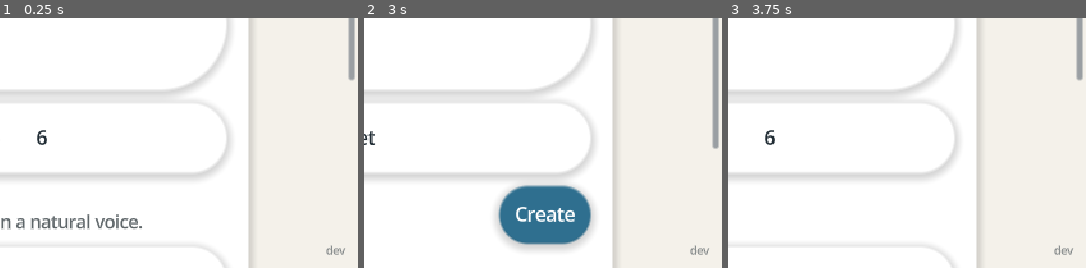
Above: before the commit, frames 1-3 (left to right).
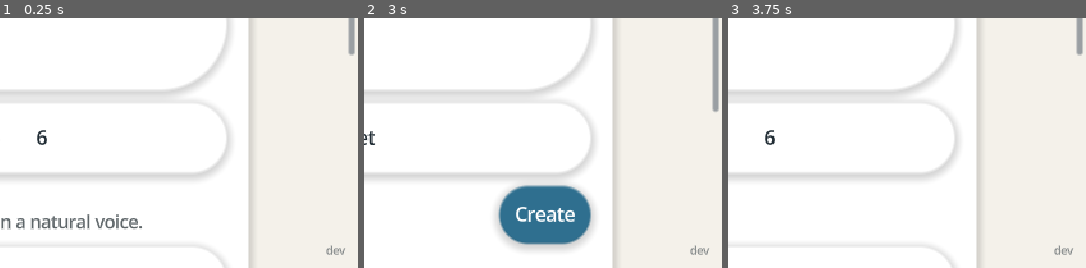
Above: after the commit, the same moments.

Repository: crashtestbrandt/alex
Game: Godot game, scene res://scenes/main.tscn
Two runs of this game, one before a commit and one after it. Both use one fixed random seed, a clock stepped at 60 frames per second and the inputs below.
Inputs (mouse positions are % of the whole screen's width and height, from its top left):
- Up to frame 1 (0.25 s): no input
- Up to frame 2 (3 s): click (43, 23) at 0.52 s; type "Alex" at 0.6 s; click "3" at 1.25 s; click "Bath time" at 2 s; click "Blank" at 2.75 s
- Up to frame 3 (3.75 s): click "Home" at 3.5 s
The pictures show only the part of the screen within x 50-100%, y 50-100%; the shares and areas given below are measured in that part.

The runs differ from the first frame. In frame 1, 0.2% of the frame differs, in the area x 97-100%, y 14-26%; in frame 2, 0.3%, in the area x 97-100%, y 37-53%; in frame 3, 0.2%.

Commit message:
feat(ui) add a Glossary page to the profile picker, read from GLOSSARY.md
- docs/glossary.md moves to GLOSSARY.md at the root and ships in every export preset.
- The picker shows Glossary between Caregiver guide and Privacy policy. It opens on a tap.
- The glossary is rewritten as in-app copy: no file names or markup, and caregiver mode opens with the
  three-finger hold.
- PageText keeps an escaped bar inside its table cell.
- The export checks, the layout probe and the docs name the new page.

Co-Authored-By: Claude Opus 5.5 <noreply@anthropic.com>
Claude-Session: https://claude.ai/code/session_01HHhmAU2yKBneE91aWFPc4v

Diff:
--- a/scenes/ui/profile_picker.tscn
+++ b/scenes/ui/profile_picker.tscn
@@ -234,6 +234,14 @@
 script = ExtResource("3")
 shape = 1
 text = "Caregiver guide"
+
+[node name="GlossaryButton" type="Button" parent="Center/Panel/Column"]
+unique_name_in_owner = true
+layout_mode = 2
+size_flags_horizontal = 0
+script = ExtResource("3")
+shape = 1
+text = "Glossary"
 
 [node name="PrivacyButton" type="Button" parent="Center/Panel/Column"]
 unique_name_in_owner = true
--- a/scripts/ui/page_text.gd
+++ b/scripts/ui/page_text.gd
@@ -1,16 +1,18 @@
 class_name PageText
-## A page shipped beside the app, the privacy policy or the caregiver guide, as plain text blocks for the
-## profile picker. It reads the subset of Markdown that PRIVACY.md and GUIDE.md use:
+## A page shipped beside the app, the privacy policy, the caregiver guide or the glossary, as plain text blocks
+## for the profile picker. It reads the subset of Markdown that PRIVACY.md, GUIDE.md and GLOSSARY.md use:
 ##
 ## - The `#` title is dropped, because the picker's heading shows it.
 ## - A `##` heading becomes its own block.
 ## - A paragraph's lines join into one block.
 ## - A `- ` item becomes a block that starts with a bullet. Its indented lines join it.
-## - A table's header and rule rows are dropped. Each other row becomes "first cell: second cell".
+## - A table's header and rule rows are dropped. Each other row becomes "first cell: second cell". A `\|` in
+##   a cell is a bar, not a cell break.
 ## - `**bold**`, backticks and `[text](url)` links keep only their text.
 
 const PRIVACY: String = "res://PRIVACY.md"
 const GUIDE: String = "res://GUIDE.md"
+const GLOSSARY: String = "res://GLOSSARY.md"
 const BULLET: String = "• "
 
 ## The blocks of the page at `path`, or none when the file is missing.
@@ -70,8 +72,10 @@
 
 static func _cells(row: String) -> PackedStringArray:
 	var out: PackedStringArray = PackedStringArray()
-	for cell: String in row.trim_prefix("|").trim_suffix("|").split("|"):
-		out.push_back(cell.strip_edges())
+	# A private-use character stands in for an escaped bar while the row splits.
+	var bar: String = char(0xE000)
+	for cell: String in row.replace("\\|", bar).trim_prefix("|").trim_suffix("|").split("|"):
+		out.push_back(cell.strip_edges().replace(bar, "|"))
 	return out
 
 static func _inline(text: String) -> String:
--- a/scripts/ui/profile_picker.gd
+++ b/scripts/ui/profile_picker.gd
@@ -4,14 +4,14 @@
 ## removes and picks the entry scene for them. Style pills preview immediately. Saving a look, changing a
 ## scene or completing the delete hold changes a profile.
 ##
-## It also shows two shipped pages ([PageText]), so nothing leaves the app to show them: the caregiver guide,
-## GUIDE.md, and the privacy policy, PRIVACY.md, which Google Play's Families policy requires inside the app. Both
-## open on a tap; the picker sits behind the caregiver chord.
+## It also shows three shipped pages ([PageText]), so nothing leaves the app to show them: the caregiver guide,
+## GUIDE.md, the glossary, GLOSSARY.md, and the privacy policy, PRIVACY.md, which Google Play's Families policy
+## requires inside the app. Each opens on a tap; the picker sits behind the caregiver chord.
 
 signal profile_chosen(profile_id: String)
 signal profile_deleted(profile_id: String)
 
-enum Mode { PICK, CREATE, LOOK, POLICY, GUIDE }
+enum Mode { PICK, CREATE, LOOK, POLICY, GUIDE, GLOSSARY }
 
 const PRIVACY_URL: String = "https://github.com/crashtestbrandt/alex/blob/main/PRIVACY.md"
 ## The stages a scene can be at, in pill order. A bar's index is the stage less one.
@@ -45,6 +45,7 @@
 @onready var _notes_section: VBoxContainer = %NotesSection
 @onready var _notes_edit: SdfTextArea = %NotesEdit
 @onready var _guide_button: SdfButton = %GuideButton
+@onready var _glossary_button: SdfButton = %GlossaryButton
 @onready var _privacy_button: SdfButton = %PrivacyButton
 @onready var _page: VBoxContainer = %Page
 @onready var _build_stamp: Label = %BuildStamp
@@ -62,6 +63,7 @@
 	_delete_button.held.connect(_on_delete_held)
 	_privacy_button.pressed.connect(_on_privacy_pressed)
 	_guide_button.pressed.connect(_on_guide_pressed)
+	_glossary_button.pressed.connect(_on_glossary_pressed)
 	_build_stamp.text = BuildStamp.current()
 	_name_edit.text_submitted.connect(_on_name_submitted)
 	_fill_starters()
@@ -223,9 +225,10 @@
 	_scene_section.visible = mode == Mode.LOOK
 	_stage_section.visible = mode == Mode.CREATE and _starter_is_scene()
 	_notes_section.visible = mode == Mode.LOOK
-	var reading: bool = mode == Mode.POLICY or mode == Mode.GUIDE
+	var reading: bool = mode == Mode.POLICY or mode == Mode.GUIDE or mode == Mode.GLOSSARY
 	_page.visible = reading
 	_guide_button.visible = mode == Mode.PICK or mode == Mode.CREATE
+	_glossary_button.visible = mode == Mode.PICK or mode == Mode.CREATE
 	_privacy_button.visible = mode == Mode.PICK or mode == Mode.CREATE
 	_back_button.visible = reading or (mode != Mode.PICK and _profiles.get_child_count() > 0)
 	_create_button.visible = not reading
@@ -237,6 +240,8 @@
 			_heading.text = "Privacy policy"
 		Mode.GUIDE:
 			_heading.text = "Caregiver guide"
+		Mode.GLOSSARY:
+			_heading.text = "Glossary"
 		_:
 			_heading.text = "Choose a profile"
 	_status.hide()
@@ -409,6 +414,9 @@
 func _on_guide_pressed() -> void:
 	_show_page(PageText.GUIDE, Mode.GUIDE)
 
+func _on_glossary_pressed() -> void:
+	_show_page(PageText.GLOSSARY, Mode.GLOSSARY)
+
 ## Fill the page from the shipped Markdown at `path` and show it in `mode`.
 func _show_page(path: String, mode: Mode) -> void:
 	for child: Node in _page.get_children():
--- a/tests/unit/page_text_test.gd
+++ b/tests/unit/page_text_test.gd
@@ -1,5 +1,5 @@
 extends UnitTest
-## [PageText]: the Markdown subset PRIVACY.md uses comes out as plain blocks, and the real PRIVACY.md reads
+## [PageText]: the Markdown subset the shipped pages use comes out as plain blocks, and each shipped page reads
 ## with no Markdown left in it.
 
 func test_title_is_dropped_and_headings_are_blocks() -> void:
@@ -18,6 +18,10 @@
 func test_table_rows_become_label_value_lines() -> void:
 	var md: String = "| Data | Why |\n| --- | --- |\n| Names | To show them. |\n| Voices | To play them. |"
 	assert_eq(PageText.blocks(md), PackedStringArray(["Names: To show them.", "Voices: To play them."]), "header and rule dropped")
+
+func test_an_escaped_bar_stays_in_its_cell() -> void:
+	var md: String = "| A | B |\n| --- | --- |\n| Chunk | Let's go \\| outside |"
+	assert_eq(PageText.blocks(md), PackedStringArray(["Chunk: Let's go | outside"]), "the escaped bar is text")
 
 func test_inline_marks_keep_their_text() -> void:
 	assert_eq(PageText.blocks("Choose **Edit**, see `a.md` and [the issues](https://example.com)."), PackedStringArray(["Choose Edit, see a.md and the issues."]), "bold, code and links")
@@ -39,3 +43,10 @@
 	assert_true(PageText.load_headings(PageText.GUIDE).has("Open caregiver mode"), "it starts with how to get here")
 	for block: String in blocks:
 		assert_false(block.contains("**") or block.contains("`") or block.contains("|") or block.begins_with("#") or block.begins_with("- "), "no Markdown left in: %s" % block)
+
+func test_the_shipped_glossary_reads_as_plain_text() -> void:
+	var blocks: PackedStringArray = PageText.load_blocks(PageText.GLOSSARY)
+	assert_true(blocks.size() > 10, "GLOSSARY.md is at res:// and has its terms")
+	assert_true(blocks.has("Learner: The child using the app. Nothing on their screen tests, scores, times or rewards them."), "a table row reads as term: meaning")
+	for block: String in blocks:
+		assert_false(block.contains("**") or block.contains("`") or block.contains("|") or block.begins_with("#") or block.begins_with("- "), "no Markdown left in: %s" % block)
--- a/tools/instr/visual_probe.gd
+++ b/tools/instr/visual_probe.gd
@@ -235,6 +235,13 @@
 			_check(page.visible and page.get_child_count() > 10, "the guide opens with its sections")
 			_inside(picker.get_node("%Heading") as Control, screen, "guide heading")
 			_shot("guide")
+			(picker.get_node("%BackButton") as SdfButton).pressed.emit()
+			await _settle()
+			(picker.get_node("%GlossaryButton") as SdfButton).pressed.emit()
+			await _settle()
+			_check(page.visible and page.get_child_count() > 10, "the glossary opens with its terms")
+			_inside(picker.get_node("%Heading") as Control, screen, "glossary heading")
+			_shot("glossary")
 			(picker.get_node("%BackButton") as SdfButton).pressed.emit()
 			await _settle()
 			var profile_card: Control = (picker.get_node("%Profiles") as Control).get_child(0) as Control
Not shown, changed: export_presets.cfg
Not shown, changed: CLAUDE.md
Not shown, added: GLOSSARY.md
Not shown, changed: README.md
Not shown, changed: docs/exports.md
Not shown, changed: docs/ui.md
Not shown, changed: tools/check-export-presets.sh
Not shown, changed: tools/check-exports.sh
